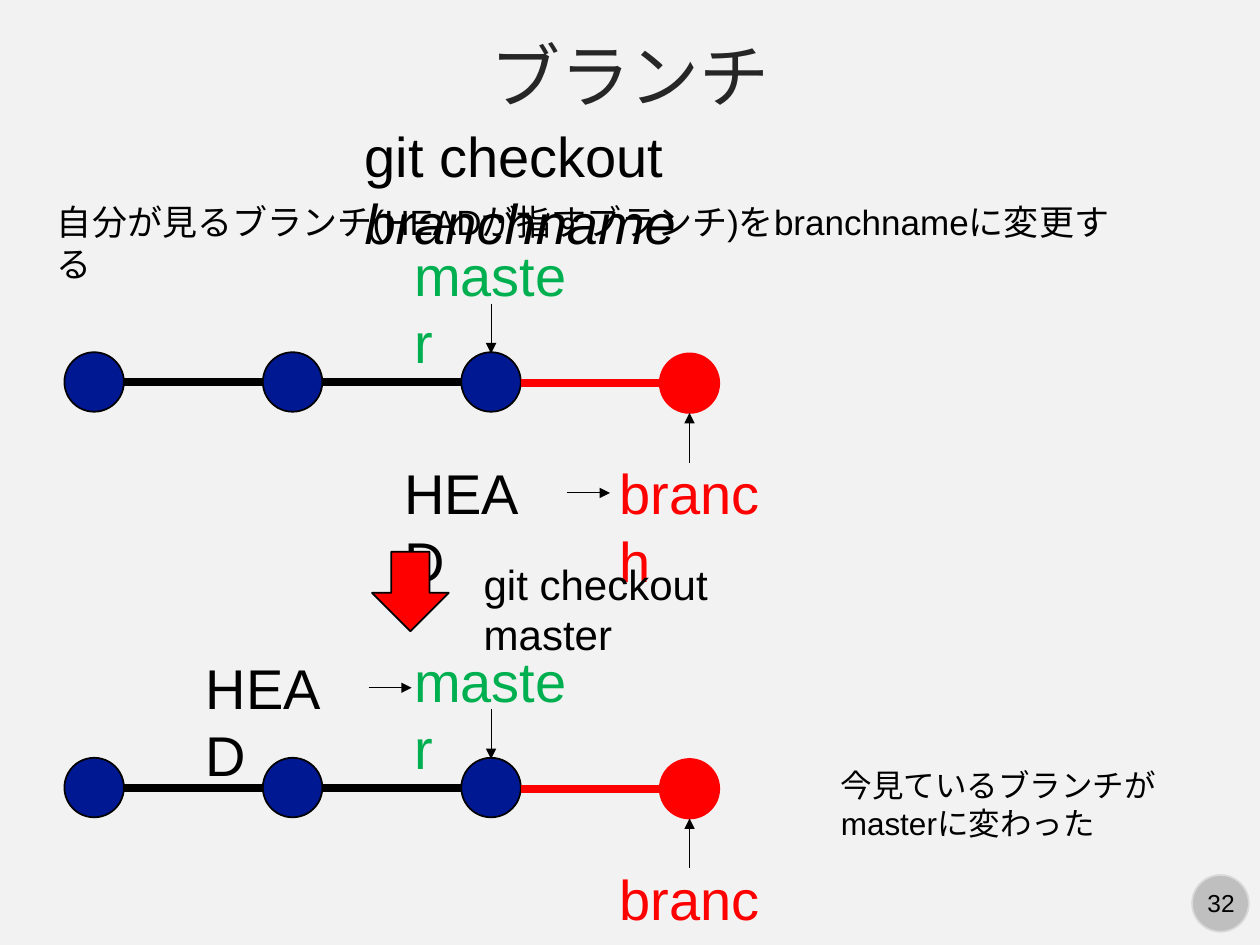
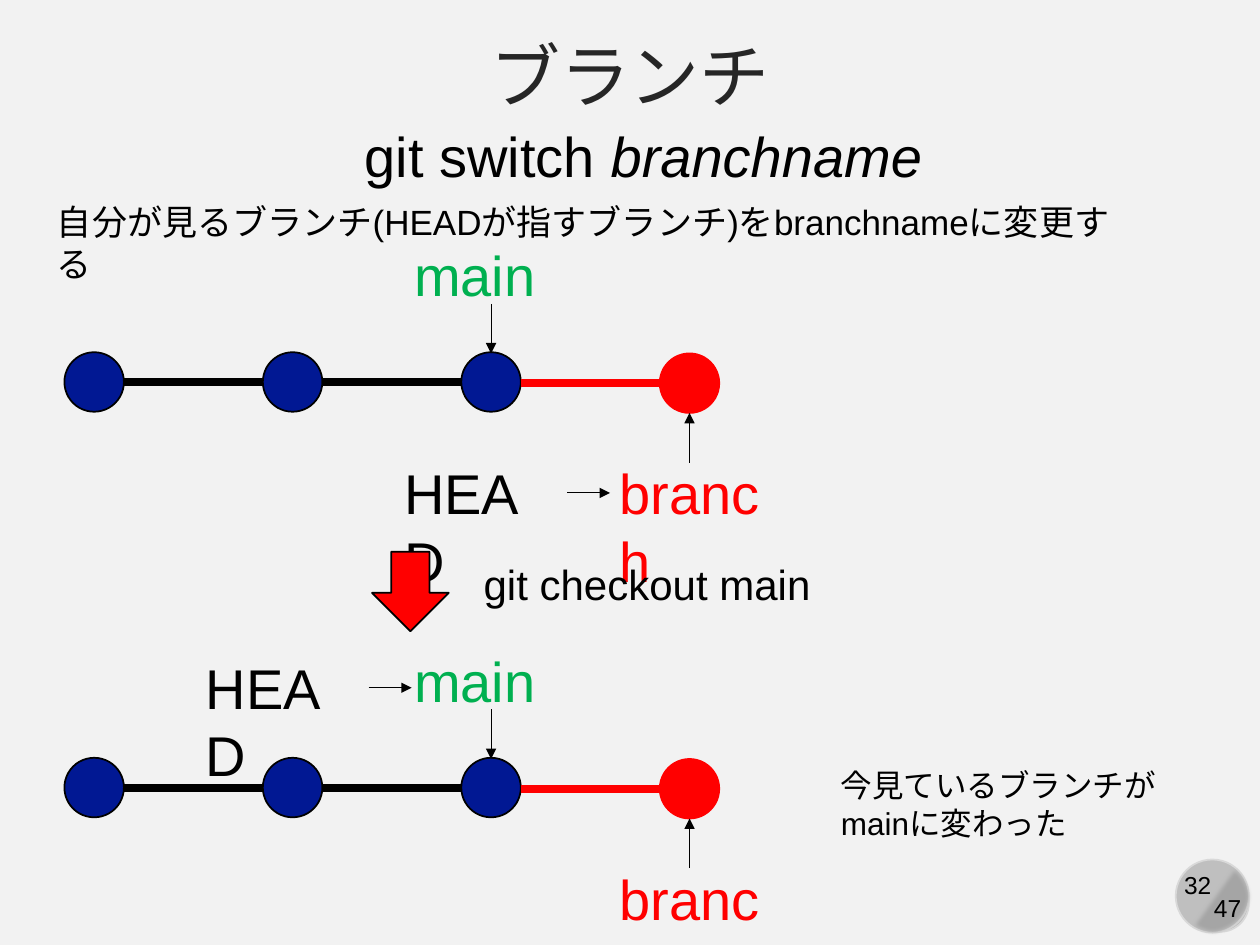
Before and after one commit to kaityo256/lab_startup, a slide deck: slide 32 of git/fig/start_git.pptx. Drawn at 1260x945 pixels with LibreOffice and Linux fonts; fonts in the diff are those of the drawing. Boxes give left, top, right and bottom in pixels: in the first picture for what was removed or moved away, otherwise in the second. Text is boxed around its words. In the diff, an @@ line names an element or a change of style, - is before the commit and + after.

```diff
--- a/git/fig/start_git.pptx
+++ b/git/fig/start_git.pptx
@@ text at bbox=[365, 136, 922, 188]: text changed; italic on @@
-git checkout branchname
+git switch branchname
@@ text at bbox=[414, 255, 535, 307]: text changed @@
-master
+main
@@ text at bbox=[484, 566, 810, 608]: text changed @@
-git checkout master
+git checkout main
@@ text at bbox=[414, 661, 535, 712]: text changed @@
-master
+main
@@ text at bbox=[841, 810, 1067, 838]: text changed @@
-masterに変わった
+mainに変わった
@@ chord (boxed as its full ellipse) added at bbox=[1166, 848, 1260, 944], fill #A6A6A6 @@
@@ ellipse added at bbox=[1176, 859, 1249, 932], fill #BFBFBF, outline #D9D9D9 1 pt @@
@@ page number added at bbox=[1207, 893, 1234, 917], 14 pt, text #000000 @@
+32
@@ text added at bbox=[1214, 900, 1241, 923], 14 pt, text #000000 @@
+47
```
Also in this commit, not shown: 46 other slides changed, 1 other file.
